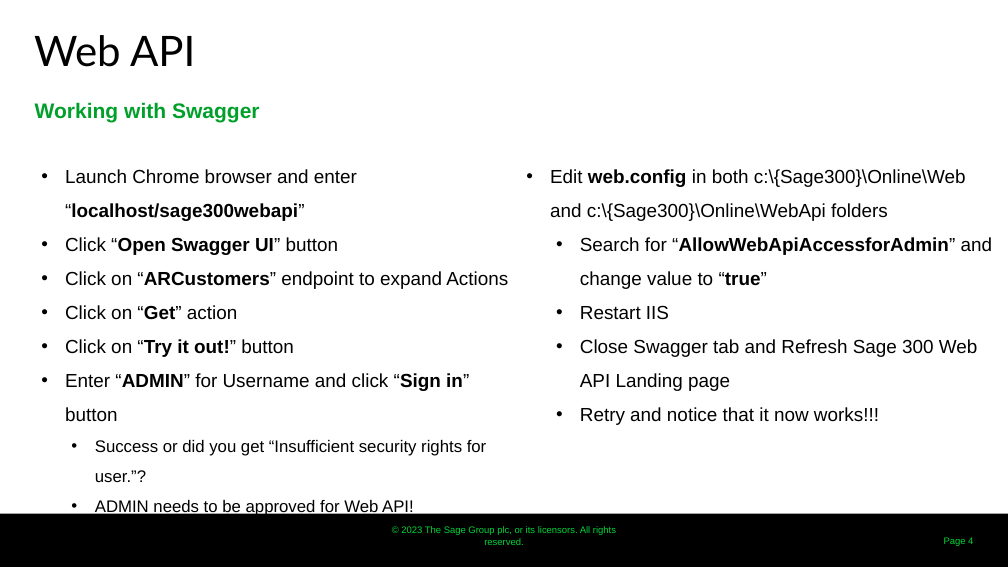
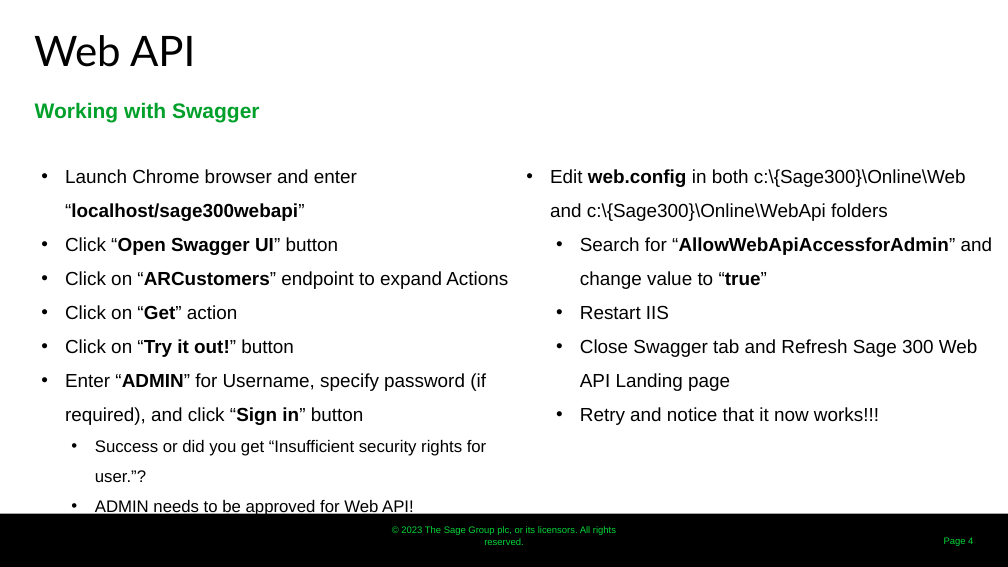
Before and after one commit to SageNADev/Sage300-SDK, a slide deck: slide 4 of docs/presentations/Sage300TechnicalSessionHandsOn.pptx. Drawn at 1008x567 pixels with LibreOffice and Linux fonts; fonts in the diff are those of the drawing; background and template pictures are left out. Boxes give left, top, right and bottom in pixels: in the first picture for what was removed or moved away, otherwise in the second. Text is boxed around its words. In the diff, an @@ line names an element or a change of style, - is before the commit and + after.

```diff
--- a/docs/presentations/Sage300TechnicalSessionHandsOn.pptx
+++ b/docs/presentations/Sage300TechnicalSessionHandsOn.pptx
@@ text at (65, 373, 486, 425): text changed @@
-• Enter “ADMIN” for Username and click “Sign in” button
+• Enter “ADMIN” for Username, specify password (if required), and click “Sign in” button
```
Also in this commit, not shown: 6 other slides changed, 2 slides added, 1 other file.
